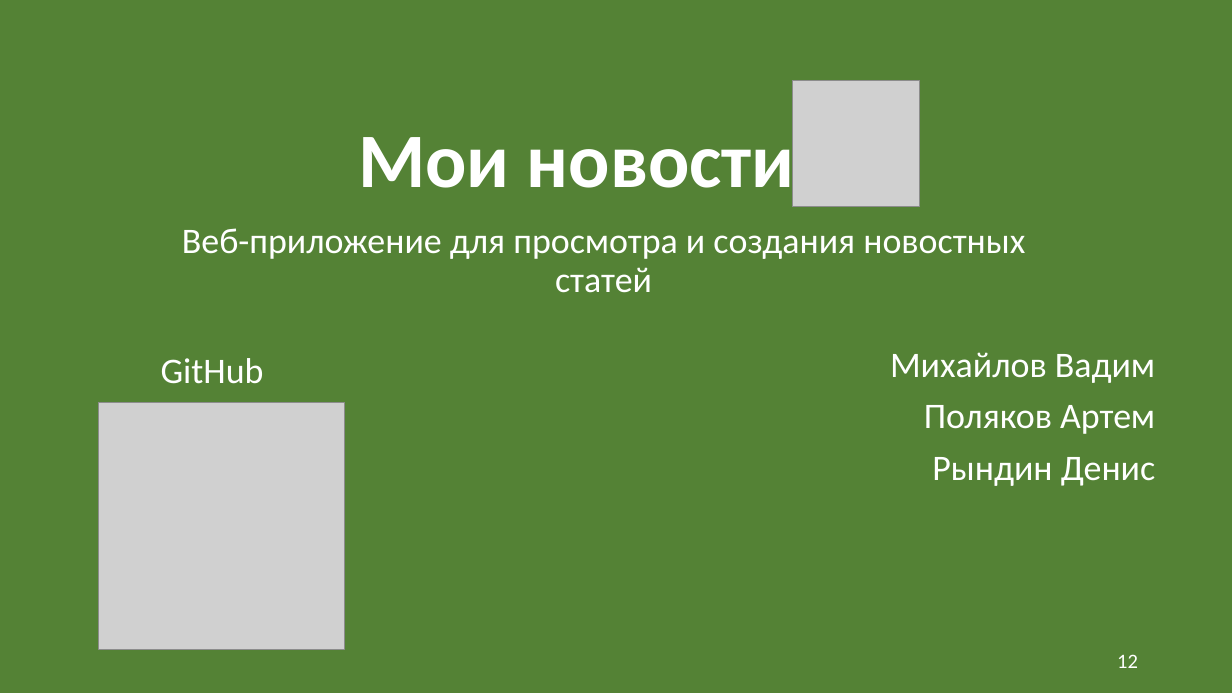
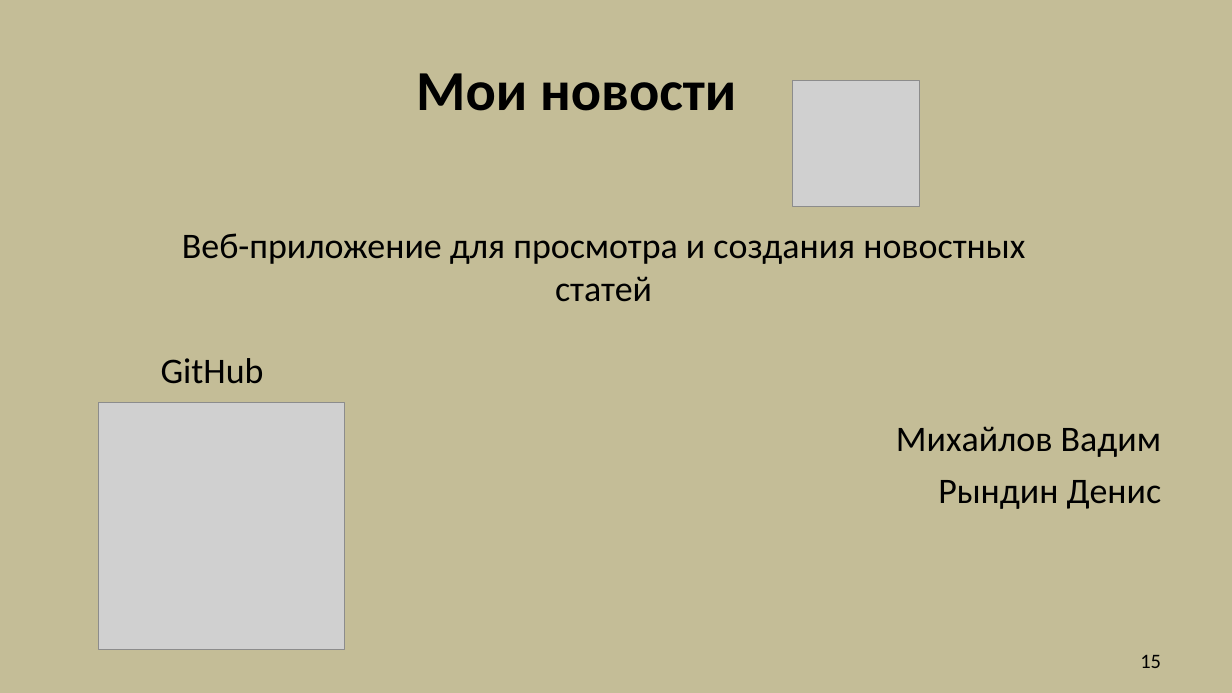
Before and after one commit to FDMan12/news-with-tags, a slide deck: slide 15 of Documentation/my_news_presentation.pptx (slide 12 before the commit). Drawn at 1232x693 pixels with LibreOffice and Linux fonts; fonts in the diff are those of the drawing; grey boxes stand for pictures. Boxes give left, top, right and bottom in pixels: in the first picture for what was removed or moved away, otherwise in the second. Text is boxed around its words. In the diff, an @@ line names an element or a change of style, - is before the commit and + after.

```diff
--- a/Documentation/my_news_presentation.pptx
+++ b/Documentation/my_news_presentation.pptx
@@ background #FFFFFF to #000000 @@
@@ rectangle at (0, 0, 1232, 693): fill #548235 to #C4BD97; outline #333F50 1 pt to #17375E 2 pt @@
@@ title "Мои новости" at (416, 73, 736, 111): size 60 to 44 pt, text colour #FFFFFF to #000000; line spacing 0.9 to 1; vertical alignment bottom to middle @@
@@ subtitle "Веб-приложение для просмотра и создания ..." at (182, 233, 1025, 302): text colour #FFFFFF to #000000; line spacing 0.9 to 1; less space between paragraphs @@
@@ text "GitHub" at (161, 358, 264, 384): text colour #FFFFFF to #000000 @@
@@ text "Михайлов Вадим" at (896, 426, 1161, 509): text colour #FFFFFF to #000000 @@
@@ text "Михайлов Вадим": place and size @@
-text "Михайлов Вадим" at (890, 352, 1155, 486)
+text "Михайлов Вадим" at (896, 426, 1161, 509)
@@ text at (924, 405, 1155, 434): paragraph removed @@
-Поляков Артем
@@ page number at (1140, 655, 1161, 668): text changed; text colour #FFFFFF to #000000 @@
-12
+15
```
Also in this commit, not shown: 11 other slides changed, 3 slides added, 4 other files.
